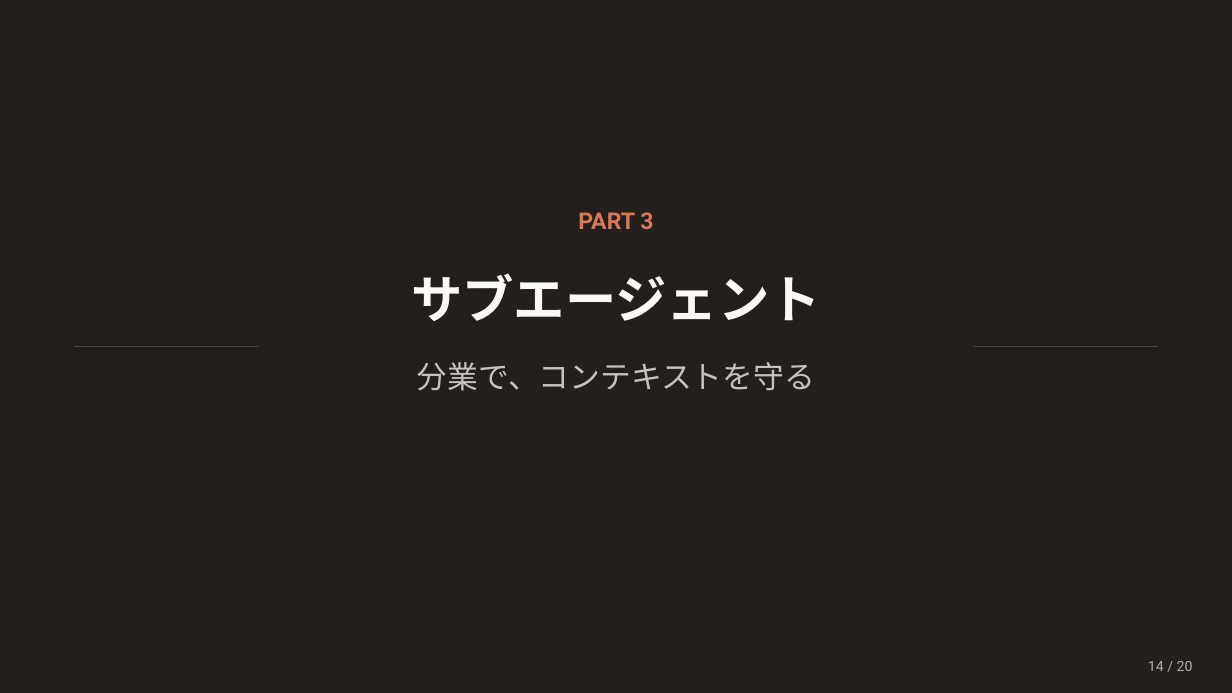
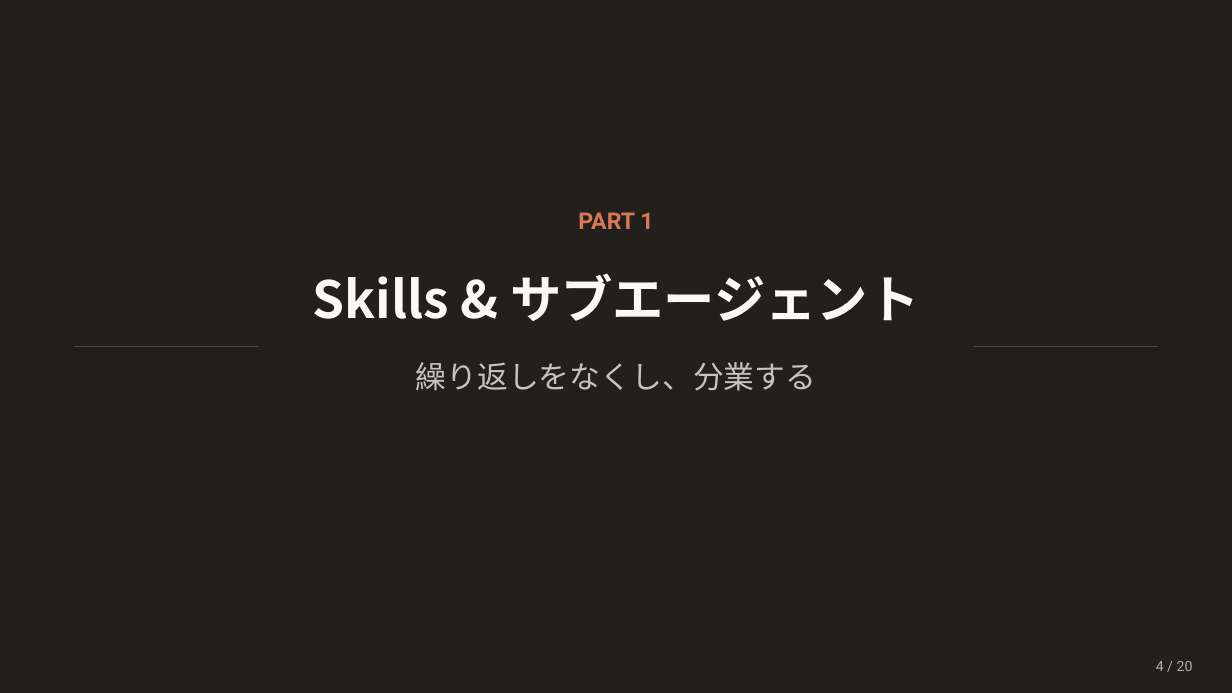
Before and after one commit to Ischca/zenn, a slide deck: slide 4 of slides/Claude_session3.pptx (slide 14 before the commit). Drawn at 1232x693 pixels with LibreOffice and Linux fonts; fonts in the diff are those of the drawing. Boxes give left, top, right and bottom in pixels: in the first picture for what was removed or moved away, otherwise in the second. Text is boxed around its words. In the diff, an @@ line names an element or a change of style, - is before the commit and + after.

```diff
--- a/slides/Claude_session3.pptx
+++ b/slides/Claude_session3.pptx
@@ text at [578,212,653,229]: text changed @@
-PART 3
+PART 1
@@ text at [313,273,919,321]: text changed @@
-サブエージェント
+Skills & サブエージェント
@@ text at [416,362,816,391]: text changed @@
-分業で、コンテキストを守る
+繰り返しをなくし、分業する
@@ text at [1156,661,1193,671]: text changed @@
-14 / 20
+4 / 20
```
Also in this commit, not shown: 11 other slides changed, 8 slides added, 8 slides removed, 1 other file.
